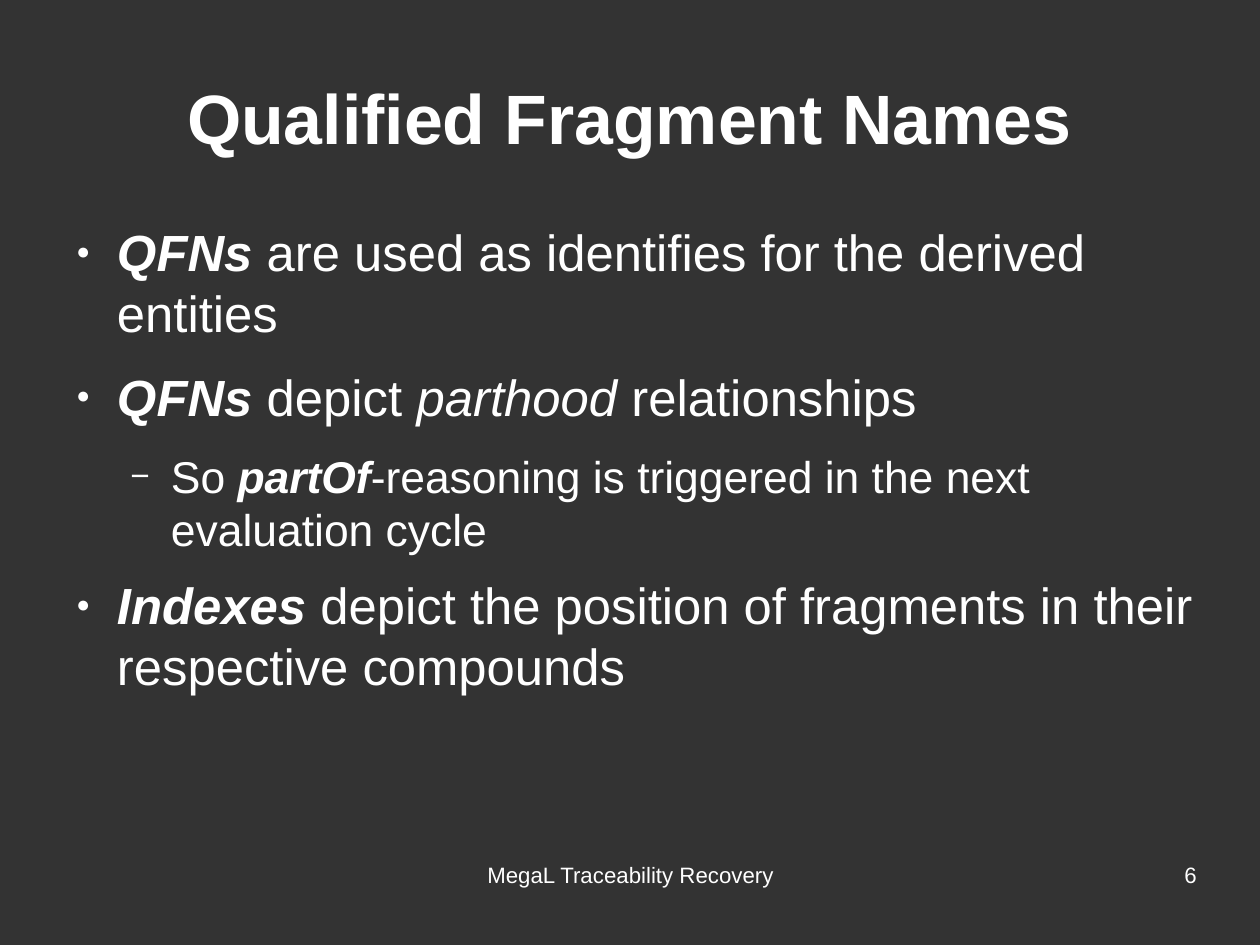
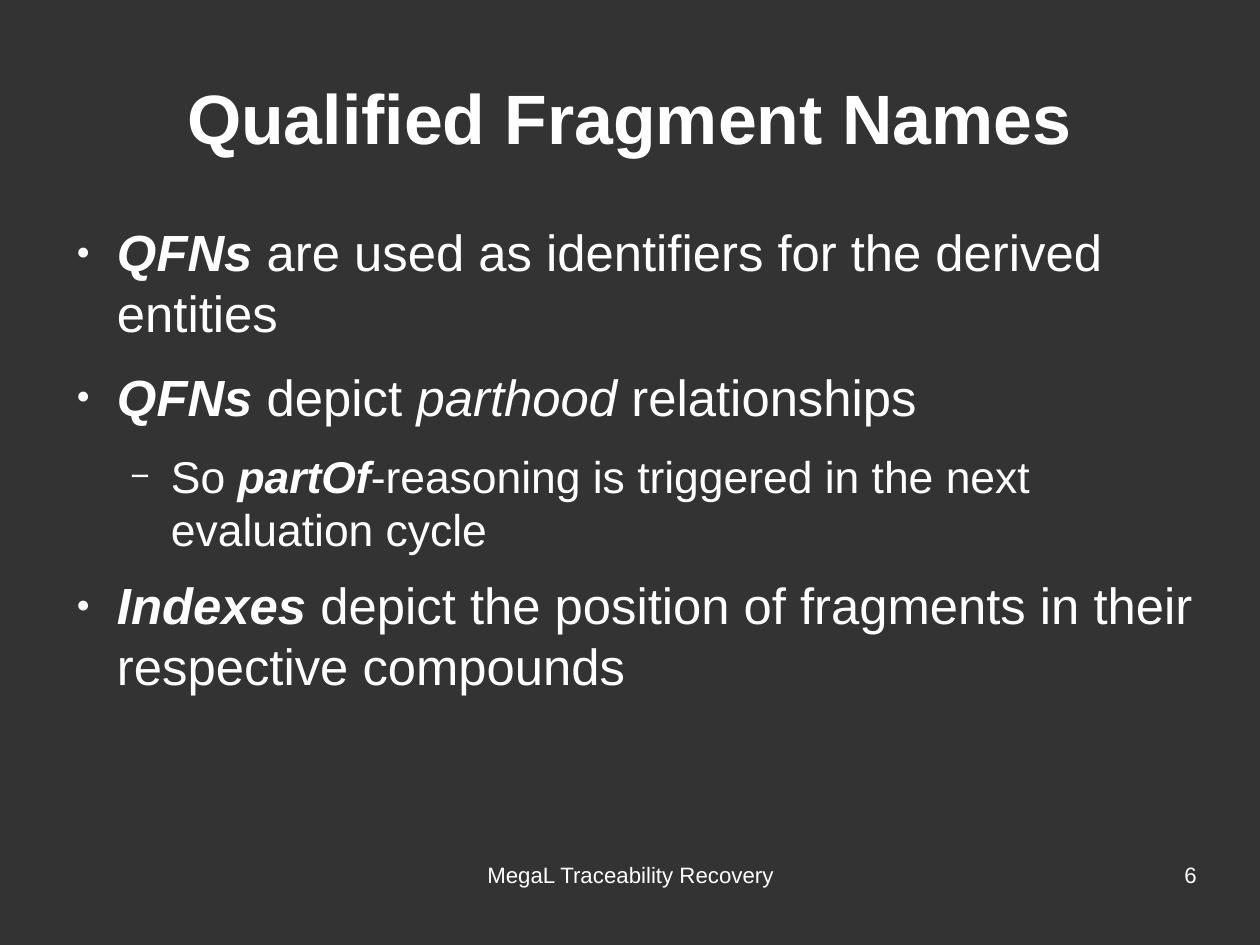
Before and after one commit to hayasam/megal-tr, a slide deck: slide 6 of slides/meeting-2016-06-28/meeting-2016-06-28.odp. Drawn at 1260x945 pixels with LibreOffice and Linux fonts; fonts in the diff are those of the drawing. Boxes give left, top, right and bottom in pixels: in the first picture for what was removed or moved away, otherwise in the second. Text is boxed around its words. In the diff, an @@ line names an element or a change of style, - is before the commit and + after.

Commit message:
fixed typo, added slide for xml ns specializiation

```diff
--- a/slides/meeting-2016-06-28/meeting-2016-06-28.odp
+++ b/slides/meeting-2016-06-28/meeting-2016-06-28.odp
@@ text at (x1=117, y1=234, x2=1102, y2=333): text changed @@
-● QFNs are used as identifies for the derived entities
+● QFNs are used as identifiers for the derived entities
```
Also in this commit, not shown: 1 other slide changed, 1 slide added, 2 other files.
